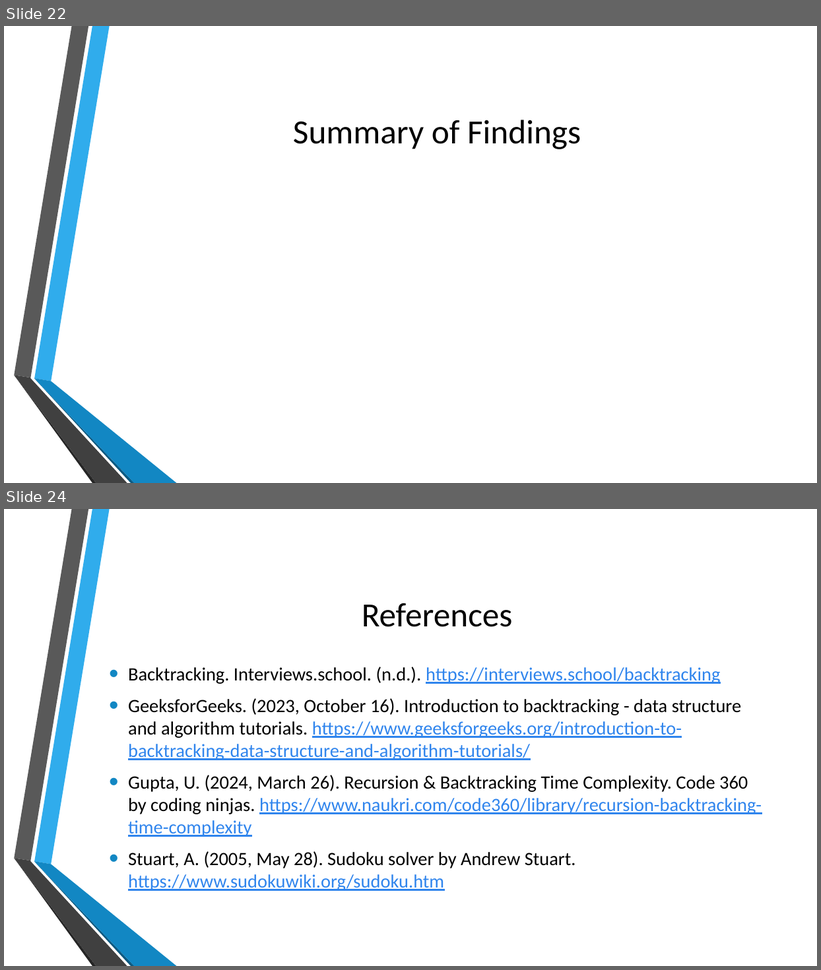
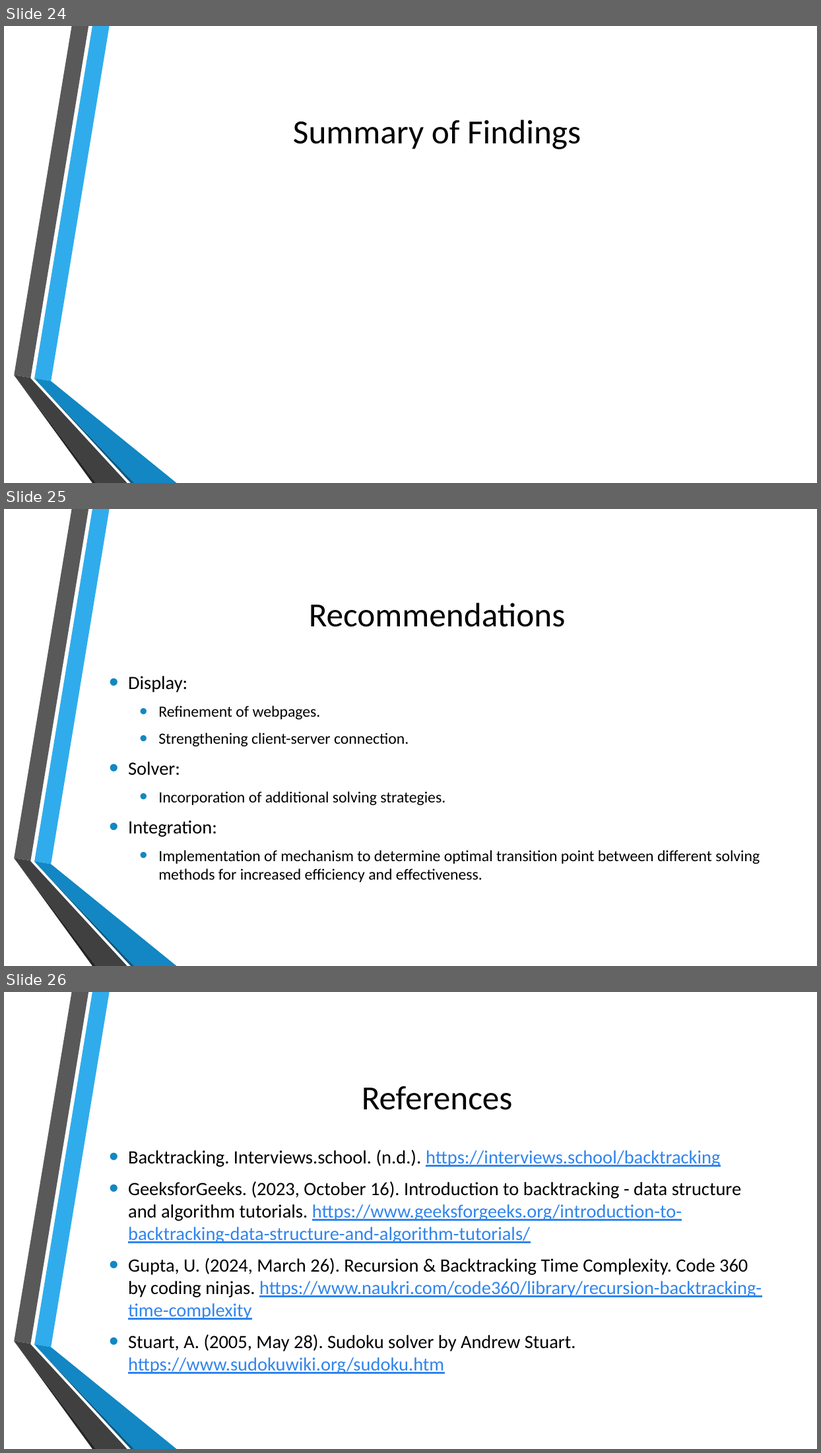
Before and after one commit to BionicScout/LTU-AI-Group_Project, a slide deck: AI TermProject Presentation.pptx. Shown one above the other, each under a label of ours: slides 22 and 24 before the commit, slides 24, 25 and 26 after it; the slides between them are not shown. The pictures are 821x970 and 821x1453 pixels, drawn with LibreOffice and Linux fonts; fonts in the diff are those of the drawing; background and template pictures are left out. Boxes give left, top, right and bottom in pixels: in the first picture for what was removed or moved away, otherwise in the second. Text is boxed around its words. In the diff, an @@ line names an element or a change of style, - is before the commit and + after.

```diff
--- a/AI TermProject Presentation.pptx
+++ b/AI TermProject Presentation.pptx
@@ slide 25 added at bbox=[4, 509, 817, 966], background picture (left out); not listed: 6 template elements that a slide beside it also shows @@
@@ title added at bbox=[309, 603, 566, 627], 40 pt, text #000000 @@
+Recommendations
@@ text added at bbox=[128, 676, 760, 883], 18.5 pt, text #000000 @@
+• Display:
+  • Refinement of webpages.
+  • Strengthening client-server connection.
+• Solver:
+  • Incorporation of additional solving strategies.
+• Integration:
+  • Implementation of mechanism to determine optimal transition point between different solving methods for increased efficiency and effectiveness.
@@ what was slide 22 is now slide 24 @@
@@ what was slide 24 is now slide 26 @@
```
Also in this commit, not shown: 4 other slides added, 3 slides removed.
